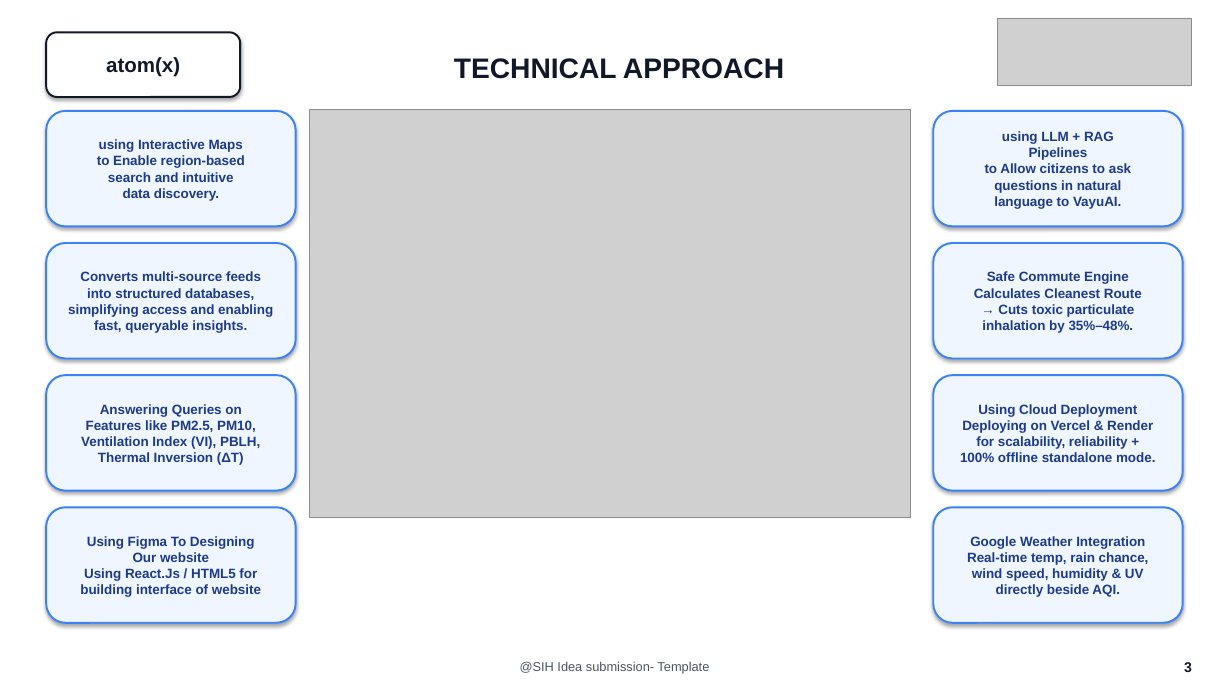
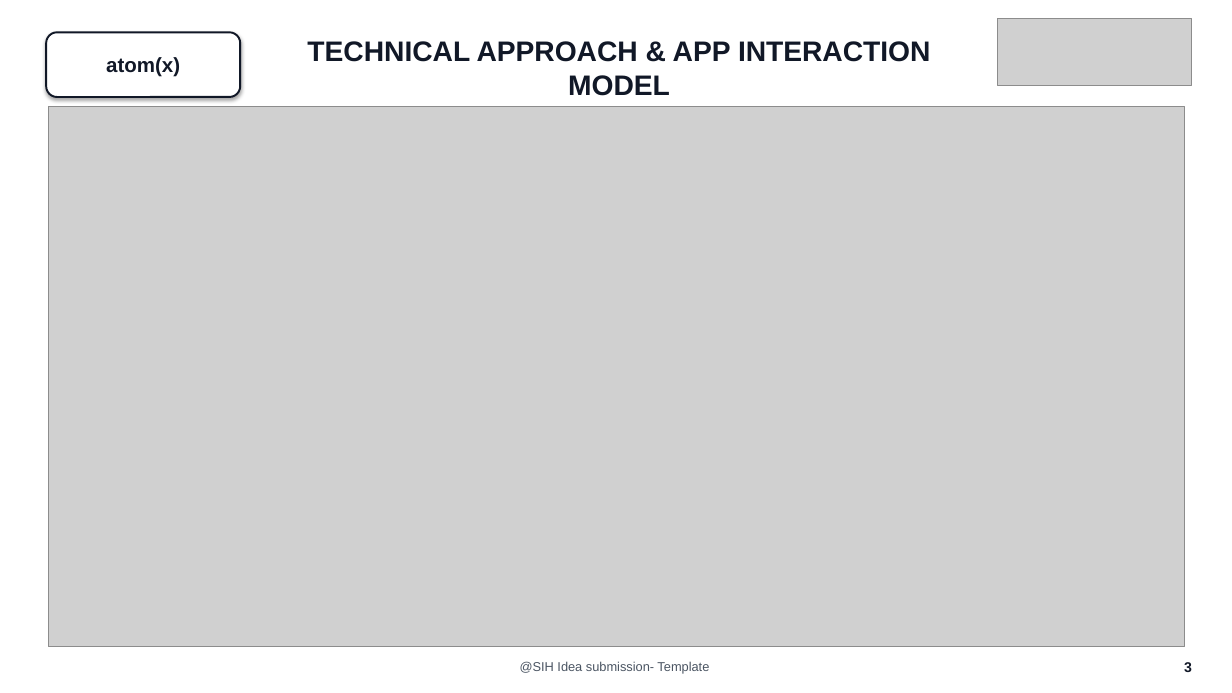
Before and after one commit to vivek-glitch15/VayuCoupler, a slide deck: slide 3 of VayuCoupler_SIH_AtomX_Idea_Submission.pptx. Drawn at 1232x693 pixels with LibreOffice and Linux fonts; fonts in the diff are those of the drawing; grey boxes stand for pictures. Boxes give left, top, right and bottom in pixels: in the first picture for what was removed or moved away, otherwise in the second. Text is boxed around its words. In the diff, an @@ line names an element or a change of style, - is before the commit and + after.

```diff
--- a/VayuCoupler_SIH_AtomX_Idea_Submission.pptx
+++ b/VayuCoupler_SIH_AtomX_Idea_Submission.pptx
@@ text at (307,41,931,96): text changed @@
-TECHNICAL APPROACH
+TECHNICAL APPROACH & APP INTERACTION MODEL
@@ rounded rectangle removed at (46,111,296,226) @@
-using Interactive Maps
-to Enable region-based
-search and intuitive
-data discovery.
@@ picture added at (48,106,1185,647) @@
@@ picture removed at (310,109,910,518) @@
@@ rounded rectangle removed at (933,111,1183,226) @@
-using LLM + RAG
-Pipelines
-to Allow citizens to ask
-questions in natural
-language to VayuAI.
@@ rounded rectangle removed at (46,243,296,359) @@
-Converts multi-source feeds
-into structured databases,
-simplifying access and enabling
-fast, queryable insights.
@@ rounded rectangle removed at (933,243,1183,359) @@
-Safe Commute Engine
-Calculates Cleanest Route
-→ Cuts toxic particulate
-inhalation by 35%–48%.
@@ rounded rectangle removed at (46,375,296,491) @@
-Answering Queries on
-Features like PM2.5, PM10,
-Ventilation Index (VI), PBLH,
-Thermal Inversion (ΔT)
@@ rounded rectangle removed at (933,375,1183,491) @@
-Using Cloud Deployment
-Deploying on Vercel & Render
-for scalability, reliability +
-100% offline standalone mode.
@@ rounded rectangle removed at (46,507,296,623) @@
-Using Figma To Designing
-Our website
-Using React.Js / HTML5 for
-building interface of website
@@ rounded rectangle removed at (933,507,1183,623) @@
-Google Weather Integration
-Real-time temp, rain chance,
-wind speed, humidity & UV
-directly beside AQI.
```
Also in this commit, not shown: 5 other files.
